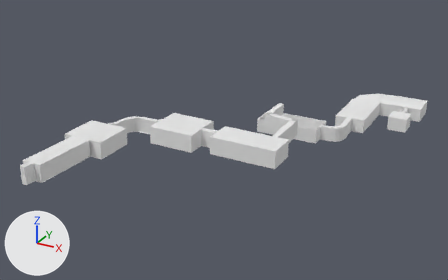
An edit to the Blender file Assets/models/env/Level/NewLevel2.blend, drawn before and after from the same camera.
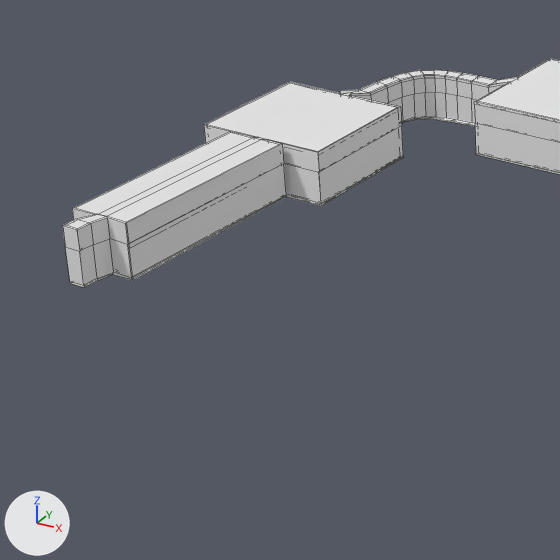
Each version appears first whole from a 50 mm camera at (47.7, -99.9, 45.6) aimed at (-3.9, -6.0, -1.4), and next in a close-up on the part from 0% to 40% of the width and 34% to 97% of the height. The lights are fixed; the arrows at lower left show +X, +Y and +Z. The close-ups show mesh edges as thin lines.
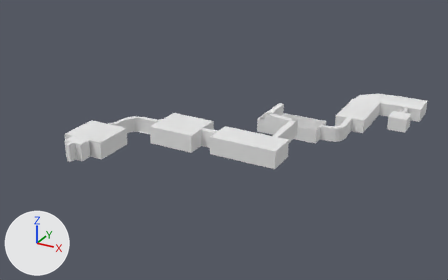
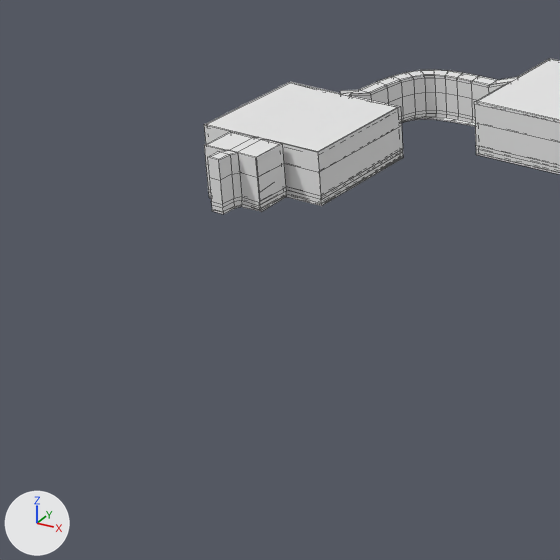
Changed parts and their boxes [x1, y1, x2, y2] in the close-ups (560 x 560 px):
'Cube', reshaped
    before: [63, 58, 560, 287]
    after: [204, 58, 560, 214]
part 1 of me_cube, built on
    before: [63, 132, 286, 287]
    after: [204, 93, 560, 214]

Patch to the scene script:
```diff
--- a/Assets/models/env/Level/NewLevel2.blend.py
+++ b/Assets/models/env/Level/NewLevel2.blend.py
@@ mat_strip @@
+mat_strip = principled_material('Strip')
+mat_strip.base_color = (0.8, 0.8, 0.8)  # white #e7e7e7
@@ me_cube @@
 # used by ob_cube; location = (0.0, 0.0, 0.0); scale = (10.0, 10.0, 1.0); delta_scale = (1.0, 1.02, 1.0)
-me_cube.from_pydata(...)  # 1562 vertices, 1620 faces; spans x -2.52..2.52, y -3.85..3.21, z -3.57..3.28
+me_cube.from_pydata(...)  # 1882 vertices, 1940 faces; spans x -2.52..2.52, y -2.87..3.21, z -3.57..3.06
+# me_cube part 1: 92 vertices moved from x -2.31..-1.94, y -3.85..-2.53, z -0.02..3.28 to x -2.31..-1.94, y -2.87..-2.53, z -0.24..3.06; 320 vertices added at x -2.52..1.01, y -2.86..0.67, z -0.46..0.48
 me_cube.materials.append(mat_material)
@@ me_cube @@
 me_cube.materials.append(mat_vent)
+me_cube.materials.append(mat_strip)  # white #e7e7e7
```
